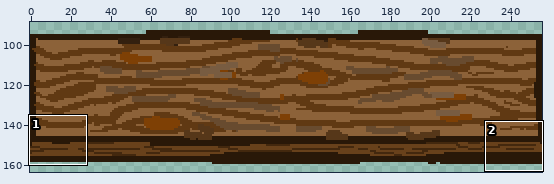
Two states of a sprite sheet, Assets/Sprites/Construction/Wood/Floor_Plank.png. Above: a wide view before the commit, with the close-up outlined.
Close-up. Before:
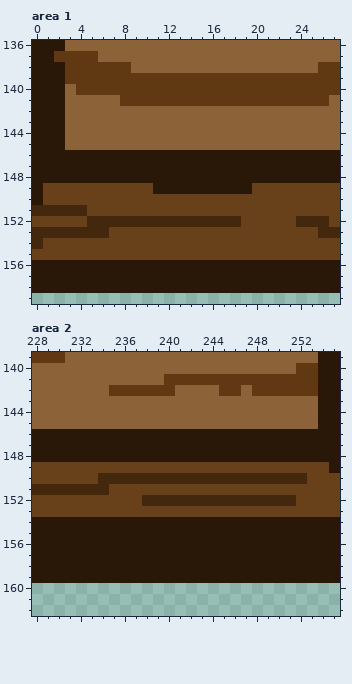
The file is 256x256 pixels. Shown: area 1: x 0..27, y 136..159; area 2: x 228..255, y 139..162. The wide view leaves out empty margins.
Now the later version:
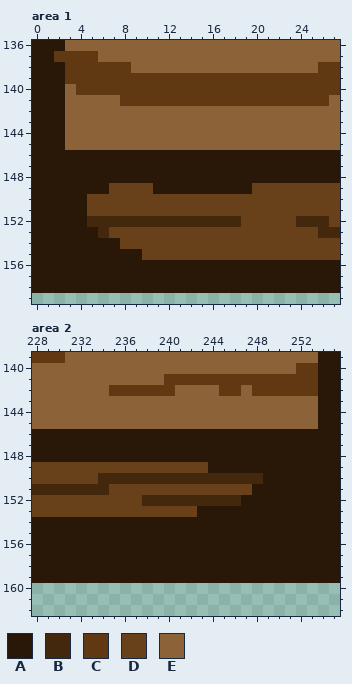
Palette (. is transparent): A #291808  B #43280e  C #603913  D #68411b  E #8c6239
Edits made:
--- area 1
@@ x 0..11 @@
 148 AAAAAAAAAAAA
-149 ADDDDDDDDDDA
-150 ADDDDDDDDDDD
-151 BBBBBDDDDDDD
-152 DDDDDBBBBBBB
-153 BBBBBBBDDDDD
-154 BDDDDDDDDDDD
-155 DDDDDDDDDDDD
+149 AAAAAAADDDDA
+150 AAAAADDDDDDD
+151 AAAAADDDDDDD
+152 AAAAABBBBBBB
+153 AAAAAABDDDDD
+154 AAAAAAAADDDD
+155 AAAAAAAAAADD
 156 AAAAAAAAAAAA
--- area 2
@@ x 241..255 @@
 148 AAAAAAAAAAAAAAA
-149 DDDDDDDDDDDDDDA
-150 BBBBBBBBBBBBDDD
-151 DDDDDDDDDDDDDDD
-152 BBBBBBBBBBBDDDD
-153 DDDDDDDDDDDDDDD
+149 DDDAAAAAAAAAAAA
+150 BBBBBBBBAAAAAAA
+151 DDDDDDDAAAAAAAA
+152 BBBBBBAAAAAAAAA
+153 DDAAAAAAAAAAAAA
 154 AAAAAAAAAAAAAAA
Boxes around the changes in both close-ups, in picture pixels (x1, y1, x2, y2):
changed: (32, 183, 142, 260)
changed: (197, 462, 340, 517)
